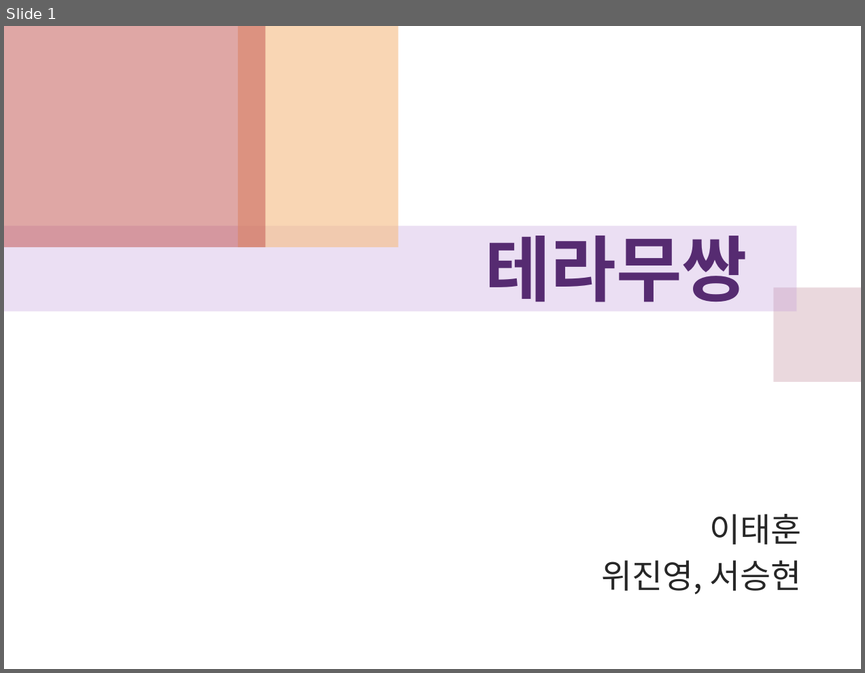
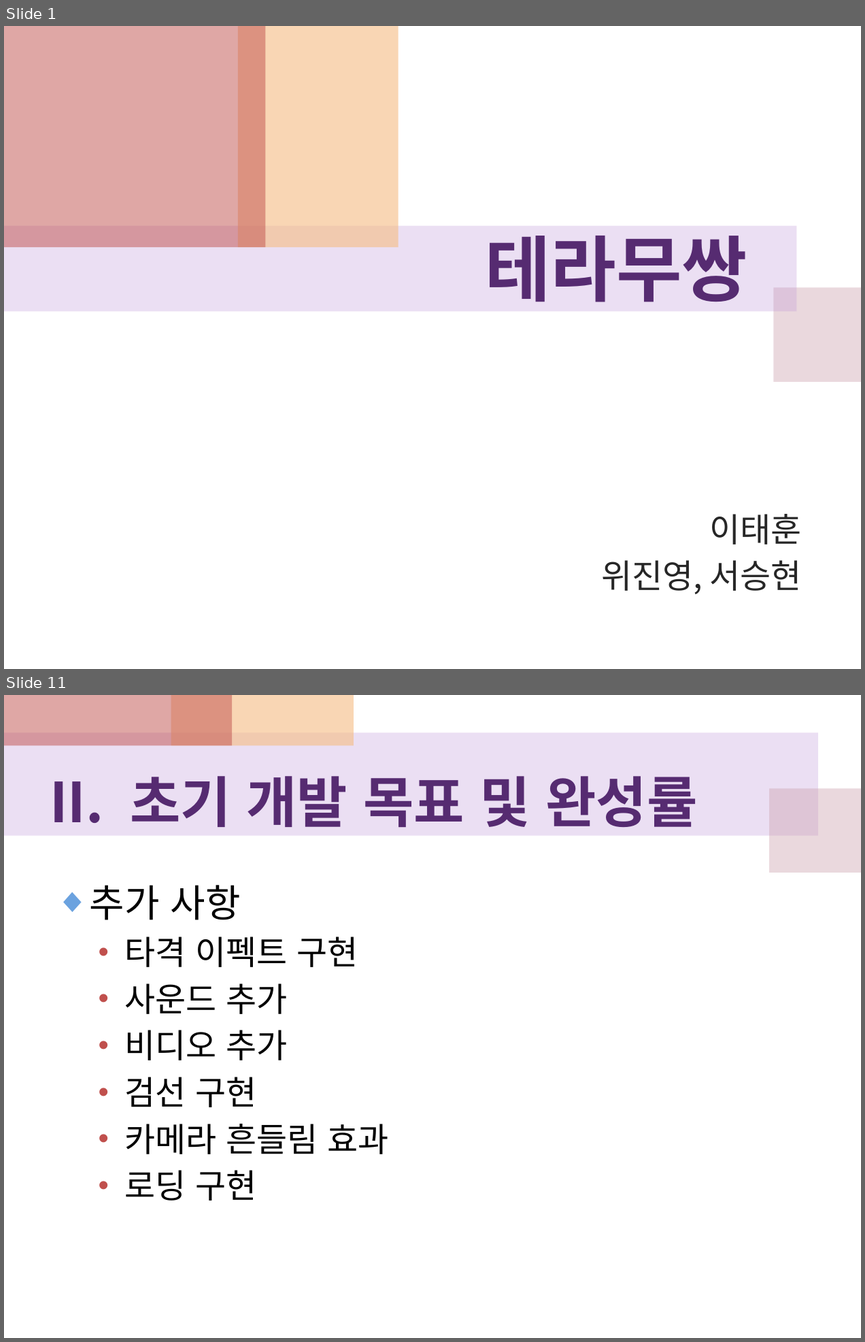
Before and after one commit to WiJYng/SGA_DirectxTeam, a slide deck: 중간보고서/테라무쌍_최종보고.pptx. Shown one above the other, each under a label of ours: slide 1 before the commit, slides 1 and 11 after it; the slides between them are not shown. The pictures are 865x673 and 865x1342 pixels, drawn with LibreOffice and Linux fonts; fonts in the diff are those of the drawing. Boxes give left, top, right and bottom in pixels: in the first picture for what was removed or moved away, otherwise in the second. Text is boxed around its words. In the diff, an @@ line names an element or a change of style, - is before the commit and + after.

```diff
--- a/중간보고서/테라무쌍_최종보고.pptx
+++ b/중간보고서/테라무쌍_최종보고.pptx
@@ slide 11 added at (x1=4, y1=695, x2=861, y2=1338), background #FFFFFF @@
@@ rectangle added at (x1=4, y1=695, x2=232, y2=745), fill #C0504D at 50% opacity @@
@@ rectangle added at (x1=171, y1=695, x2=354, y2=745), fill #F5BC83 at 60% opacity @@
@@ rectangle added at (x1=4, y1=732, x2=818, y2=836), fill #BF98D8 at 30% opacity @@
@@ text added at (x1=130, y1=776, x2=697, y2=827), 46.2 pt, text #562B71, bold @@
+II. 초기 개발 목표 및 완성률
@@ rectangle added at (x1=769, y1=788, x2=861, y2=872), fill #CC9EAC at 40% opacity @@
@@ text added at (x1=90, y1=885, x2=388, y2=1200), 28 pt, text #000000 @@
+◆ 추가 사항
+  • 타격 이펙트 구현
+  • 사운드 추가
+  • 비디오 추가
+  • 검선 구현
+  • 카메라 흔들림 효과
+  • 로딩 구현
```
Also in this commit, not shown: 14 slides changed, 8 other slides added, 2 other files.
